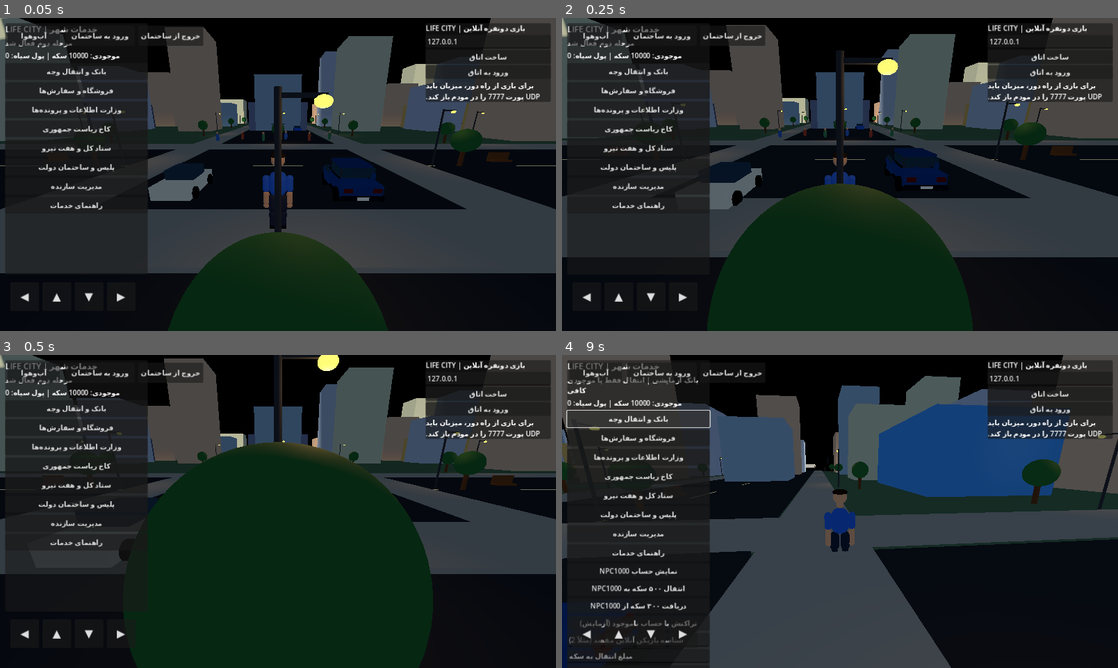
Above: before the commit, frames 1-4 (two rows, left to right).
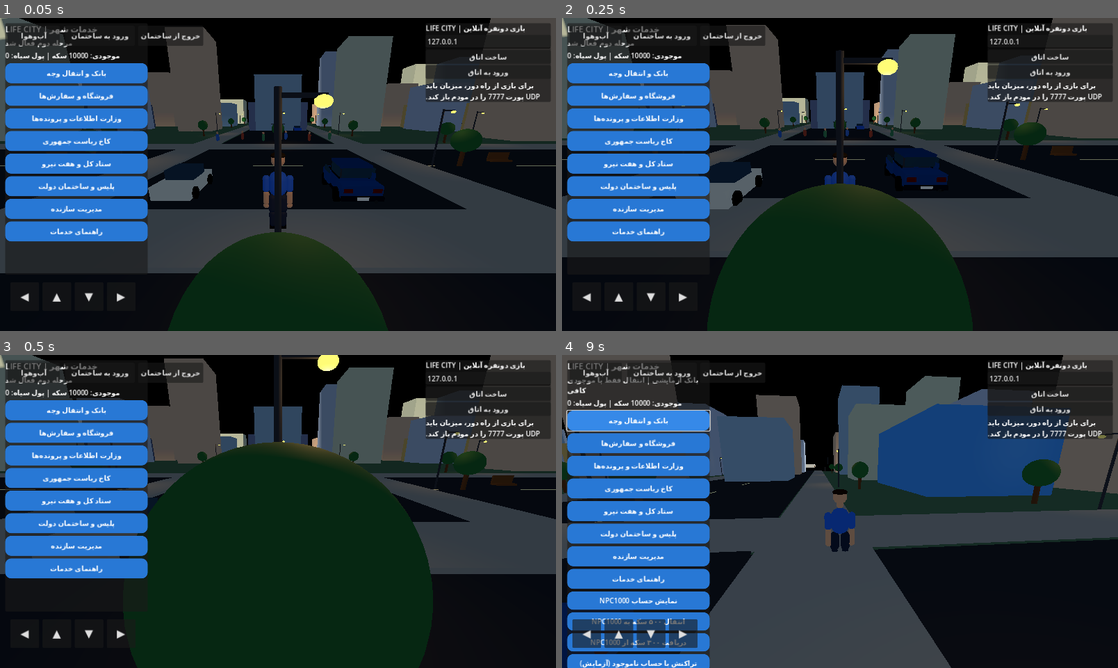
Above: after the commit, the same moments.

Repository: LifeCity2026Game/CITY
Game: Godot game, scene res://scenes/main.tscn
Same seed, same stepped clock (60 frames per second), same inputs: the game is played once before the commit and once after it.
Inputs (mouse positions are in pixels of both pictures, inside the frame that each line leads up to):
- Up to frame 1 (0.05 s): no input
- Up to frame 2 (0.25 s): no input
- Up to frame 3 (0.5 s): no input
- Up to frame 4 (9 s): move the mouse to (962, 495) at 0.52 s; hold D 0.53-1.25 s; click (962, 495) at 0.67 s; drag from (728, 527) to (812, 574) at 1.27 s; click "آب‌وهوا" at 2 s; click "ورود به ساختمان" at 2.75 s; click "خروج از ساختمان" at 3.5 s; click "◀" at 4.25 s; click "▲" at 5 s; click "▼" at 5.75 s; move the mouse to (895, 442) at 6.52 s; hold D 6.53-7.25 s; drag from (812, 574) to (673, 464) at 7.27 s; click "▶" at 8 s; click "بانک و انتقال وجه" at 8.75 s

The runs differ from the first frame. In frame 1, 13% of the frame differs, in the area x 0-27%, y 14-72%; in frame 2, 13%; in frame 3, 13%; in frame 4, 19%, in the area x 0-27%, y 17-100%.
Error in both runs: Invalid call to function 'configure' in base 'CanvasLayer (graphics_settings.gd)'. Expected 3 arguments. (res://scripts/main.gd:220)

Commit message:
Style in-game menu buttons to match mobile reference

Diff:
--- a/scripts/city_stage2.gd
+++ b/scripts/city_stage2.gd
@@ -107,7 +107,8 @@
 func _add_button(parent: VBoxContainer, caption: String, action: String) -> Button:
 	var b := Button.new()
 	b.text = caption
-	b.custom_minimum_size = Vector2(290, 38)
+	b.custom_minimum_size = Vector2(290, 46)
+	_style_button(b)
 	b.pressed.connect(_on_action.bind(action))
 	parent.add_child(b)
 	return b
@@ -115,7 +116,8 @@
 func _add_action_button(caption: String, action: String, arg: String = "") -> void:
 	var b := Button.new()
 	b.text = caption
-	b.custom_minimum_size = Vector2(290, 34)
+	b.custom_minimum_size = Vector2(290, 42)
+	_style_button(b)
 	b.pressed.connect(_on_action.bind(action, arg))
 	panel.get_child(0).add_child(b)
 
@@ -292,3 +294,25 @@
 		"help":
 			notice = "این مرحله نمونه اولیه سیستم‌های بانک، فروشگاه، پرونده، خدمات دولتی و ستاد کل است."
 	_refresh()
+
+func _style_button(button: Button) -> void:
+	var normal := StyleBoxFlat.new()
+	normal.bg_color = Color("2878d5")
+	normal.corner_radius_top_left = 14
+	normal.corner_radius_top_right = 14
+	normal.corner_radius_bottom_left = 14
+	normal.corner_radius_bottom_right = 14
+	normal.content_margin_left = 12
+	normal.content_margin_right = 12
+	normal.content_margin_top = 8
+	normal.content_margin_bottom = 8
+	var hover := normal.duplicate() as StyleBoxFlat
+	hover.bg_color = Color("3689e8")
+	var pressed := normal.duplicate() as StyleBoxFlat
+	pressed.bg_color = Color("1e5eaa")
+	button.add_theme_stylebox_override("normal", normal)
+	button.add_theme_stylebox_override("hover", hover)
+	button.add_theme_stylebox_override("pressed", pressed)
+	button.add_theme_color_override("font_color", Color.WHITE)
+	button.add_theme_color_override("font_hover_color", Color.WHITE)
+	button.add_theme_font_size_override("font_size", 16)
